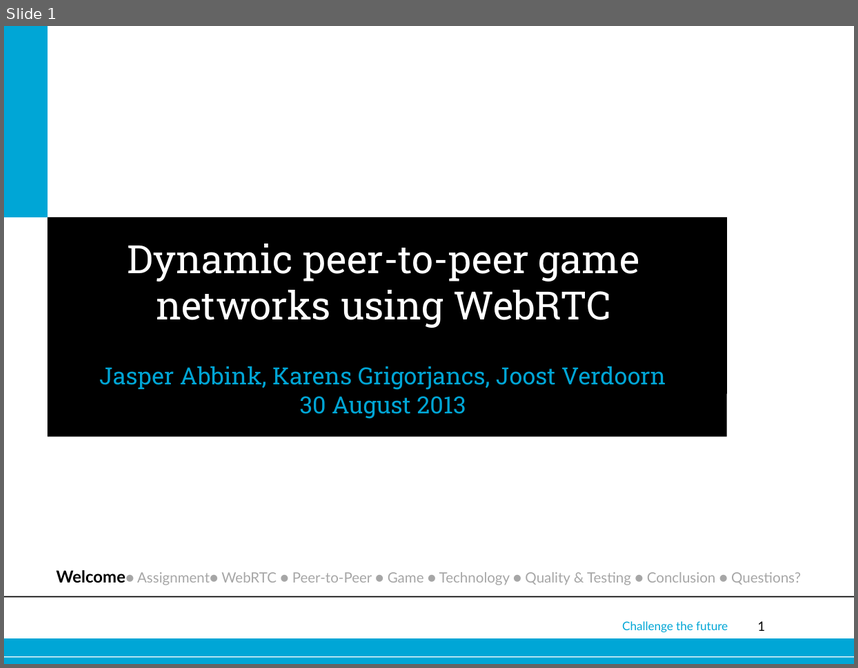
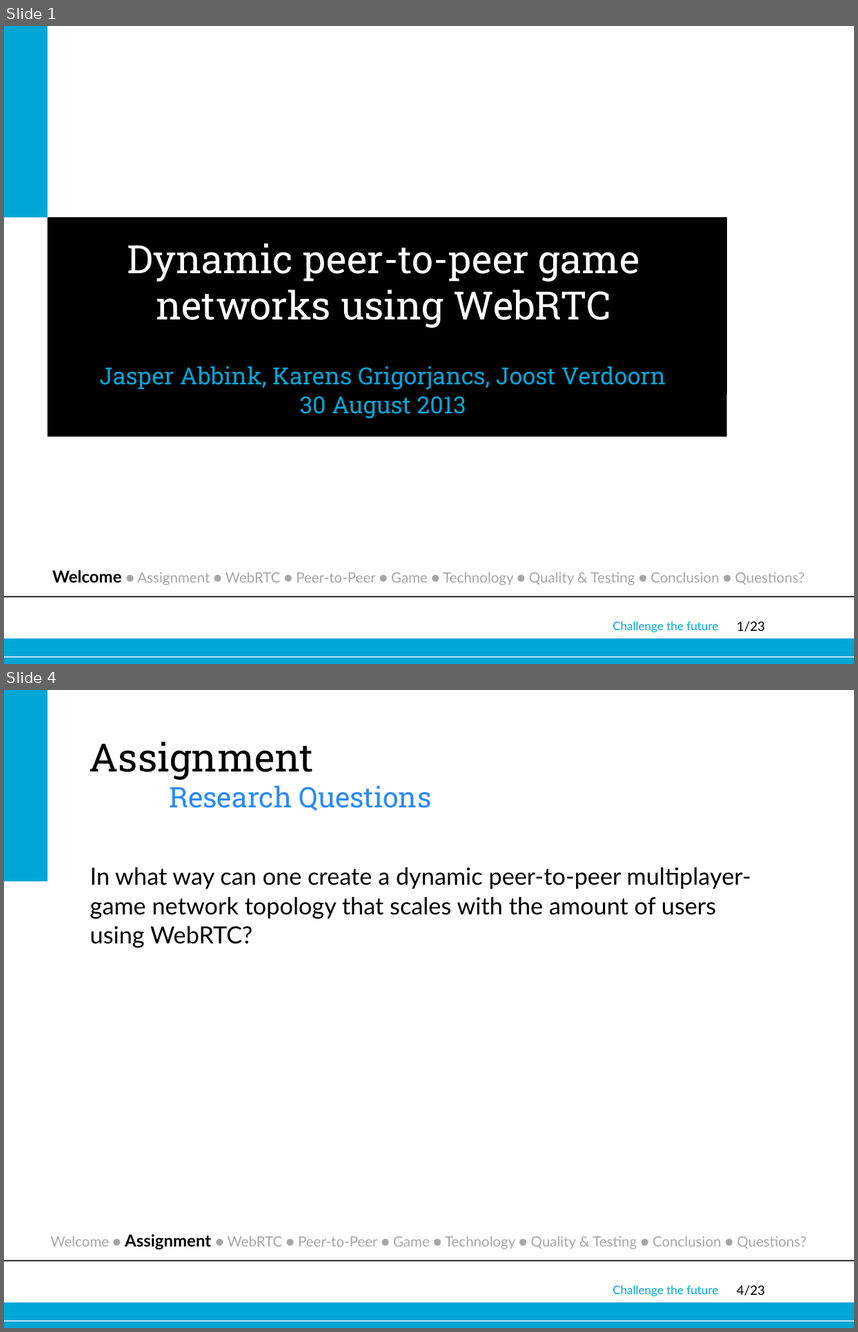
Before and after one commit to joostverdoorn/webrtc, a slide deck: documents/Eindpresentatie/webrtc.pptx. Shown one above the other, each under a label of ours: slide 1 before the commit, slides 1 and 4 after it; the slides between them are not shown. The pictures are 858x668 and 858x1332 pixels, drawn with LibreOffice and Linux fonts; fonts in the diff are those of the drawing; background and template pictures are left out. Boxes give left, top, right and bottom in pixels: in the first picture for what was removed or moved away, otherwise in the second. Text is boxed around its words. In the diff, an @@ line names an element or a change of style, - is before the commit and + after.

```diff
--- a/documents/Eindpresentatie/webrtc.pptx
+++ b/documents/Eindpresentatie/webrtc.pptx
@@ slide 4 added at <box>4,690,854,1328</box>, background #FFFFFF; not listed: 5 template elements that a slide beside it also shows @@
@@ rectangle added at <box>4,690,47,881</box>, fill #00A6D6 @@
@@ title added at <box>90,742,432,811</box>, 24 pt, text #2B89FF @@
+Assignment
+Research Questions
@@ text added at <box>90,867,751,948</box>, 20 pt, text #000000 @@
+In what way can one create a dynamic peer-to-peer multiplayer-game network topology that scales with the amount of users using WebRTC?
@@ text added at <box>51,1234,806,1250</box>, 12 pt, text #A6A6A6 @@
+Welcome ● Assignment ● WebRTC ● Peer-to-Peer ● Game ● Technology ● Quality & Testing ● Conclusion ● Questions?
@@ slide 1 changed as well @@
@@ text at <box>52,570,805,585</box>: spaces changed @@
-Welcome● Assignment● WebRTC ● Peer-to-Peer ● Game ● Technology ● Quality & Testing ● Conclusion ● Questions?
+Welcome ● Assignment ● WebRTC ● Peer-to-Peer ● Game ● Technology ● Quality & Testing ● Conclusion ● Questions?
@@ text "Challenge the future": place and size @@
-text "Challenge the future" at <box>622,621,728,632</box>
+text "Challenge the future" at <box>613,621,718,632</box>
@@ page number at <box>737,621,765,631</box>: text changed @@
-1
+1/23
```
Also in this commit, not shown: 15 other slides changed, 6 other slides added.
